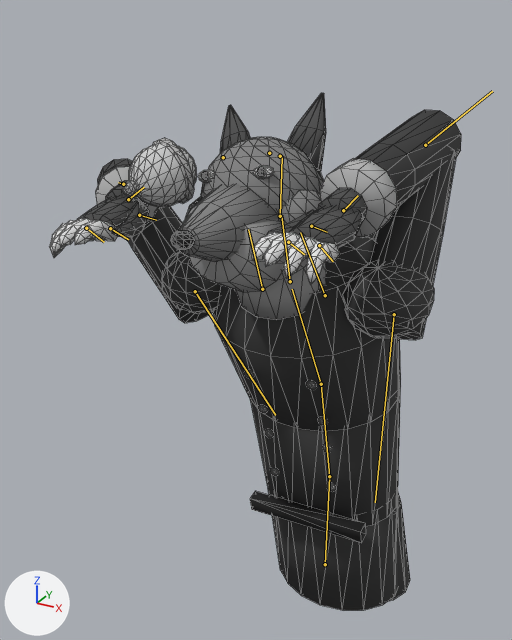
An edit to the glTF model art/models/characters/bosses/collector/collector.glb, drawn before and after from the same camera.
Camera for both pictures: a camera (50 mm lens) standing at (0.385, -0.97, 0.754) and looking at (-0.105, -0.079, 0.309). The lights are fixed; the arrows at lower left show +X, +Y and +Z. The picture after the commit comes second. Both versions are drawn at frame 39 of the action 'idle'; the numbers are the values there. The bones that change, and the others that lie on the model, are drawn over the model as lines. Mesh edges are drawn as thin lines.

Names of what the first picture shows: 'Collector_Body', 'Collector_Cloche', 'Collector_Ears', 'Collector_Head'.
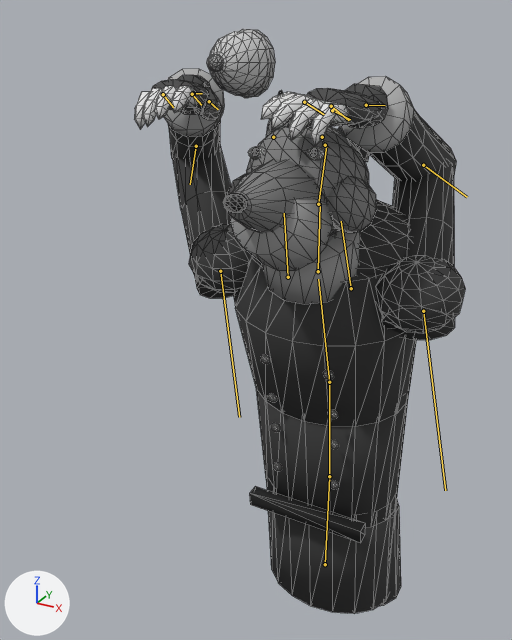
Changed parts and their boxes (x1, y1, x2, y2) in the pictures (512 x 640 px):
'Collector_Body', posed (20% narrower, 9% taller): before (49, 110, 461, 610); after (134, 69, 465, 614)
'Collector_Head', posed (7% shorter): before (171, 137, 324, 293); after (223, 126, 377, 271)
'Collector_Cloche', posed (9% narrower): before (122, 137, 197, 207); after (207, 29, 275, 98)
'Collector_Ears', posed (mostly hidden afterwards): before (220, 93, 326, 171); after (266, 90, 370, 162)
bone 'spine', root to tip: before (329, 476) to (321, 384); after (329, 476) to (329, 382)
bone 'chest', root to tip: before (321, 384) to (292, 289); after (329, 382) to (318, 279)
bone 'shoulder_L', root to tip: before (325, 295) to (300, 232); after (351, 288) to (341, 221)
bone 'upper_arm_L', root to tip: before (394, 314) to (375, 502); after (423, 311) to (445, 490)
bone 'forearm_L', root to tip: before (425, 145) to (492, 91); after (423, 165) to (467, 197)
bone 'hand_L', root to tip: before (343, 210) to (358, 195); after (366, 105) to (385, 105)
bone 'thumb_L', root to tip: before (311, 226) to (327, 232); after (332, 110) to (350, 119)
bone 'index_L', root to tip: before (288, 242) to (304, 254); after (304, 102) to (324, 114)
bone 'fingers_L', root to tip: before (319, 245) to (333, 261); after (331, 106) to (349, 120)
bone 'shoulder_R', root to tip: before (262, 289) to (248, 229); after (288, 277) to (284, 213)
bone 'upper_arm_R', root to tip: before (195, 291) to (275, 415); after (220, 271) to (239, 417)
bone 'forearm_R', root to tip: before (123, 184) to (118, 182); after (196, 146) to (190, 184)
bone 'hand_R', root to tip: before (128, 199) to (144, 187); after (193, 93) to (202, 93)
bone 'thumb_R', root to tip: before (139, 215) to (156, 220); after (209, 101) to (218, 109)
bone 'index_R', root to tip: before (110, 228) to (128, 239); after (192, 94) to (201, 105)
bone 'fingers_R', root to tip: before (86, 228) to (104, 242); after (163, 94) to (173, 107)

Patch to the scene script:
```diff
--- a/art/models/characters/bosses/collector/collector.glb.py
+++ b/art/models/characters/bosses/collector/collector.glb.py
@@ bone_spine @@
 bone_spine = bpy.data.objects['Smiles'].pose.bones['spine']  # child of 'root'
-bone_spine.rotation_quaternion = (0.997, 0.078, 0.002, 0.026)  # degrees (9, 0, 3)
+bone_spine.rotation_quaternion = (0.999, 0.052, 0.0, 0.0)  # degrees (6, 0, 0)
@@ bone_chest @@
 bone_chest = bpy.data.objects['Smiles'].pose.bones['chest']  # child of 'spine'
-bone_chest.rotation_quaternion = (0.992, 0.122, 0.002, 0.017)  # degrees (14, 0, 2)
+bone_chest.rotation_quaternion = (0.995, 0.096, 0.0, 0.0)  # degrees (11, 0, 0)
@@ bone_shoulder_l @@
 bone_shoulder_l = bpy.data.objects['Smiles'].pose.bones['shoulder_L']  # child of 'chest'
-bone_shoulder_l.rotation_quaternion = (0.993, 0.005, -0.104, 0.052)  # degrees (0, -12, 6)
+bone_shoulder_l.rotation_quaternion = (0.997, 0.002, -0.07, 0.035)  # degrees (0, -8, 4)
@@ bone_upper_arm_l @@
 bone_upper_arm_l = bpy.data.objects['Smiles'].pose.bones['upper_arm_L']  # child of 'shoulder_L'
-bone_upper_arm_l.rotation_quaternion = (0.497, 0.859, 0.095, -0.072)  # degrees (120, 13, 5)
+bone_upper_arm_l.rotation_quaternion = (0.527, 0.794, 0.1, -0.286)  # degrees (110, 34, -10)
@@ bone_forearm_l @@
 bone_forearm_l = bpy.data.objects['Smiles'].pose.bones['forearm_L']  # child of 'upper_arm_L'
-bone_forearm_l.rotation_quaternion = (0.357, 0.931, 0.058, -0.038)  # degrees (138, 6, 5)
+bone_forearm_l.rotation_quaternion = (0.57, 0.733, 0.034, -0.369)  # degrees (95, 35, -27)
@@ bone_hand_l @@
 bone_hand_l = bpy.data.objects['Smiles'].pose.bones['hand_L']  # child of 'forearm_L'
-bone_hand_l.rotation_quaternion = (0.781, 0.04, -0.622, 0.025)  # degrees (8, -77, -3)
+bone_hand_l.rotation_quaternion = (0.942, -0.022, -0.289, -0.169)  # degrees (4, -33, -22)
@@ bone_thumb_l @@
 bone_thumb_l = bpy.data.objects['Smiles'].pose.bones['thumb_L']  # child of 'hand_L'
-bone_thumb_l.rotation_quaternion = (0.949, 0.0, 0.0, 0.315)  # degrees (0, 0, 37)
+bone_thumb_l.rotation_quaternion = (0.991, 0.0, 0.0, 0.132)  # degrees (0, 0, 15)
@@ bone_index_l @@
 bone_index_l = bpy.data.objects['Smiles'].pose.bones['index_L']  # child of 'hand_L'
-bone_index_l.rotation_quaternion = (0.912, 0.0, 0.0, 0.411)  # degrees (0, 0, 49)
+bone_index_l.rotation_quaternion = (0.984, 0.0, 0.0, 0.178)  # degrees (0, 0, 21)
@@ bone_fingers_l @@
 bone_fingers_l = bpy.data.objects['Smiles'].pose.bones['fingers_L']  # child of 'hand_L'
-bone_fingers_l.rotation_quaternion = (0.888, 0.0, 0.0, 0.459)  # degrees (0, 0, 55)
+bone_fingers_l.rotation_quaternion = (0.979, 0.0, 0.0, 0.204)  # degrees (0, 0, 24)
@@ bone_shoulder_r @@
 bone_shoulder_r = bpy.data.objects['Smiles'].pose.bones['shoulder_R']  # child of 'chest'
-bone_shoulder_r.rotation_quaternion = (0.994, 0.004, 0.096, -0.043)  # degrees (0, 11, -5)
+bone_shoulder_r.rotation_quaternion = (0.998, 0.002, 0.061, -0.035)  # degrees (0, 7, -4)
@@ bone_upper_arm_r @@
 bone_upper_arm_r = bpy.data.objects['Smiles'].pose.bones['upper_arm_R']  # child of 'shoulder_R'
-bone_upper_arm_r.rotation_quaternion = (0.605, 0.527, -0.064, -0.593)  # degrees (59, 33, -70)
+bone_upper_arm_r.rotation_quaternion = (0.568, 0.687, -0.063, -0.45)  # degrees (87, 33, -45)
@@ bone_forearm_r @@
 bone_forearm_r = bpy.data.objects['Smiles'].pose.bones['forearm_R']  # child of 'upper_arm_R'
-bone_forearm_r.rotation_quaternion = (0.372, 0.294, -0.049, -0.879)  # degrees (20, 29, -129)
+bone_forearm_r.rotation_quaternion = (0.531, 0.658, -0.06, -0.531)  # degrees (80, 39, -56)
@@ bone_hand_r @@
 bone_hand_r = bpy.data.objects['Smiles'].pose.bones['hand_R']  # child of 'forearm_R'
-bone_hand_r.rotation_quaternion = (-0.083, 0.133, 0.925, -0.347)  # degrees (42, -177, -18)
+bone_hand_r.rotation_quaternion = (0.326, 0.247, 0.907, -0.103)  # degrees (2, 140, -30)
@@ bone_thumb_r @@
 bone_thumb_r = bpy.data.objects['Smiles'].pose.bones['thumb_R']  # child of 'hand_R'
-bone_thumb_r.rotation_quaternion = (0.951, 0.0, 0.0, -0.309)  # degrees (0, 0, -36)
+bone_thumb_r.rotation_quaternion = (0.99, 0.0, 0.0, -0.139)  # degrees (0, 0, -16)
@@ bone_index_r @@
 bone_index_r = bpy.data.objects['Smiles'].pose.bones['index_R']  # child of 'hand_R'
-bone_index_r.rotation_quaternion = (0.914, 0.0, 0.0, -0.407)  # degrees (0, 0, -48)
+bone_index_r.rotation_quaternion = (0.985, 0.0, 0.0, -0.174)  # degrees (0, 0, -20)
@@ bone_fingers_r @@
 bone_fingers_r = bpy.data.objects['Smiles'].pose.bones['fingers_R']  # child of 'hand_R'
-bone_fingers_r.rotation_quaternion = (0.887, 0.0, 0.0, -0.462)  # degrees (0, 0, -55)
+bone_fingers_r.rotation_quaternion = (0.978, 0.0, 0.0, -0.208)  # degrees (0, 0, -24)
```
